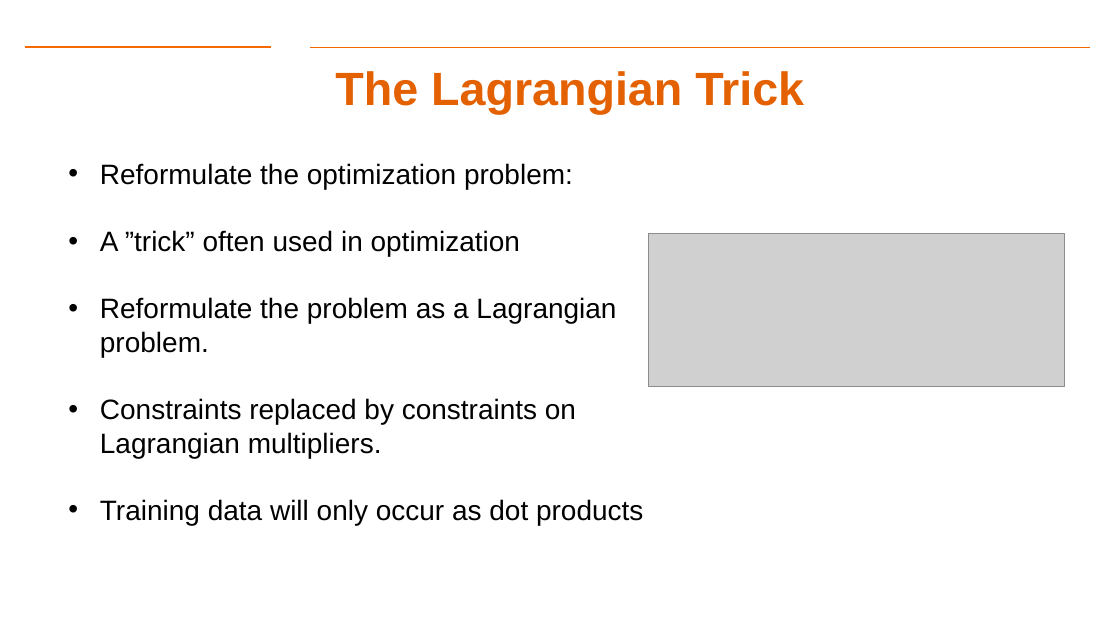
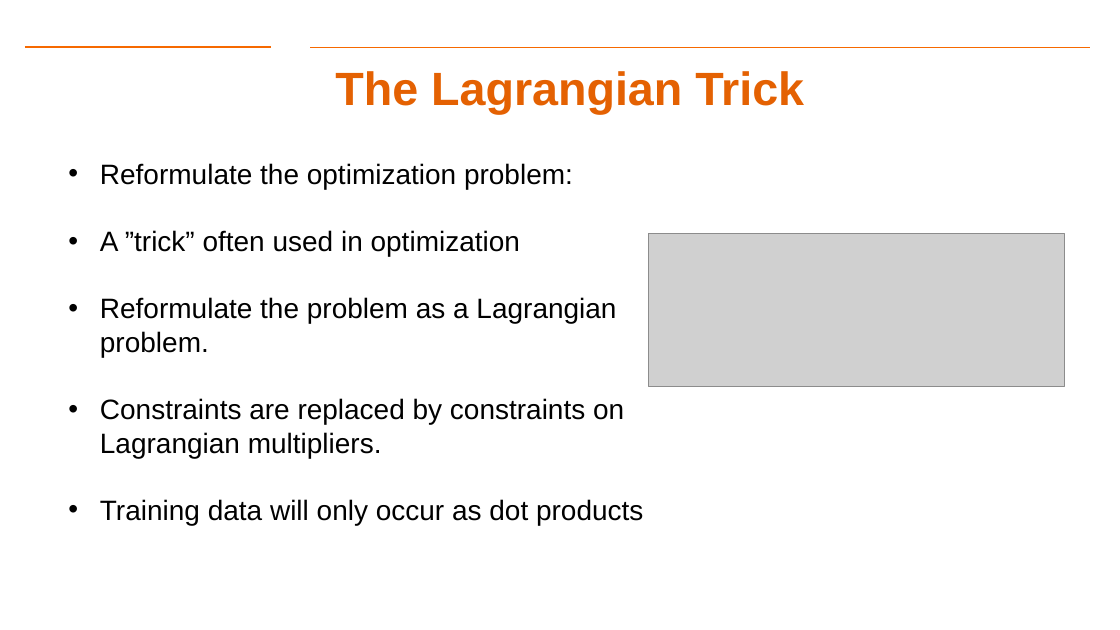
Before and after one commit to gk5951/RIT-DSCI-633-FDS, a slide deck: slide 17 of Syllabus/Lecture07/Lec07.pptx. Drawn at 1120x630 pixels with LibreOffice and Linux fonts; fonts in the diff are those of the drawing; grey boxes stand for pictures; background and template pictures are left out. Boxes give left, top, right and bottom in pixels: in the first picture for what was removed or moved away, otherwise in the second. Text is boxed around its words. In the diff, an @@ line names an element or a change of style, - is before the commit and + after.

```diff
--- a/Syllabus/Lecture07/Lec07.pptx
+++ b/Syllabus/Lecture07/Lec07.pptx
@@ text at bbox=[100, 398, 624, 458]: text changed @@
-• Constraints replaced by constraints on Lagrangian multipliers.
+• Constraints are replaced by constraints on Lagrangian multipliers.
```
Also in this commit, not shown: 11 other slides changed, 3 other files.
